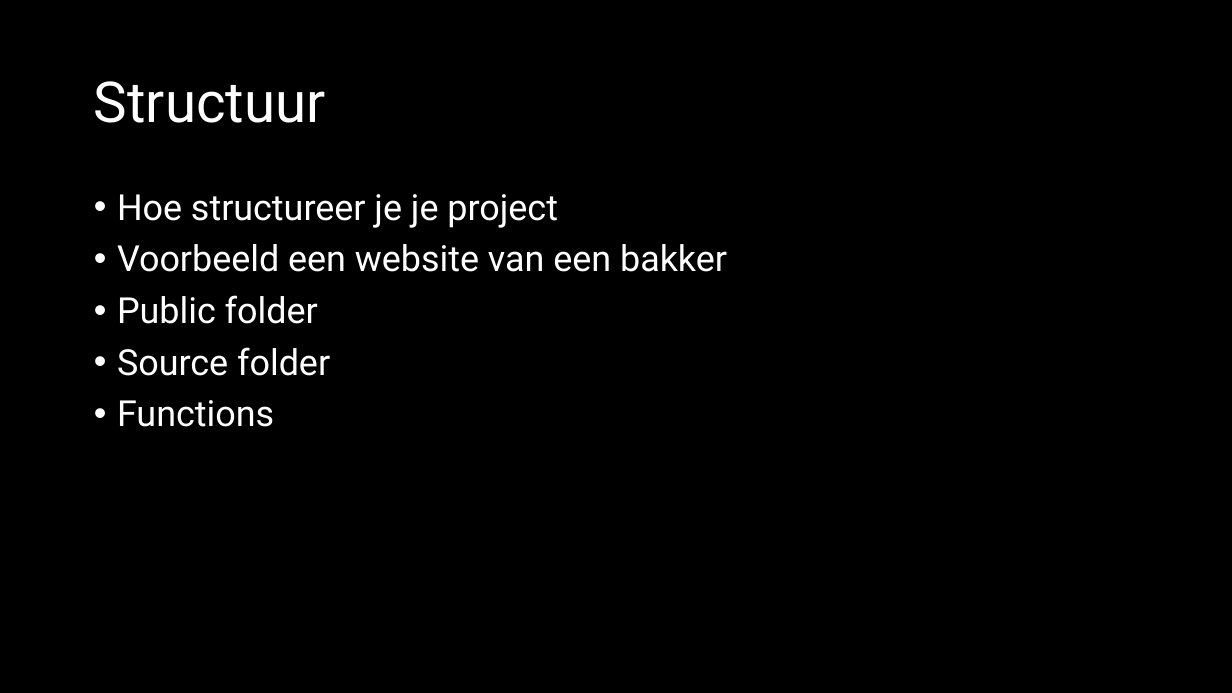
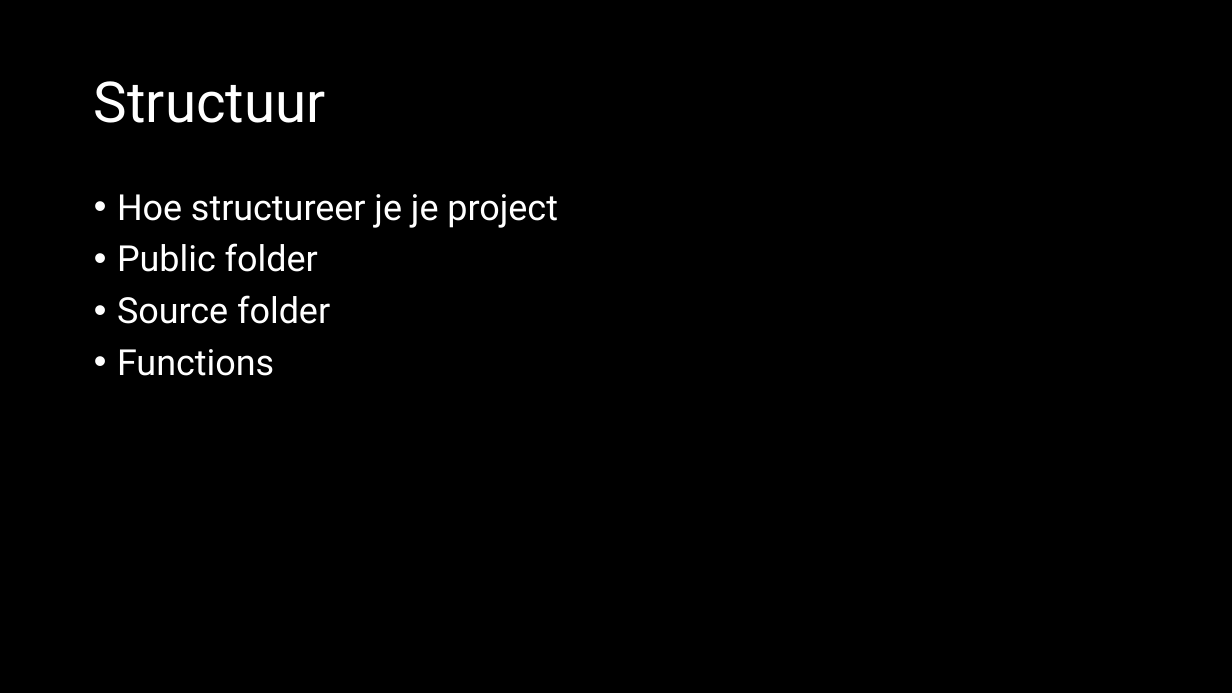
Before and after one commit to jheidebrink-ma/m5prog_opdrachtensite, a slide deck: slide 4 of Presentaties_versie_d/02 - Structuur.pptx (slide 3 before the commit). Drawn at 1232x693 pixels with LibreOffice and Linux fonts; fonts in the diff are those of the drawing. Boxes give left, top, right and bottom in pixels: in the first picture for what was removed or moved away, otherwise in the second. Text is boxed around its words. In the diff, an @@ line names an element or a change of style, - is before the commit and + after.

Commit message:
voorbeeld vopr de presentatie

```diff
--- a/Presentaties_versie_d/02 - Structuur.pptx
+++ b/Presentaties_versie_d/02 - Structuur.pptx
@@ text at (117, 244, 727, 272): paragraph removed @@
-• Voorbeeld een website van een bakker
```
Also in this commit, not shown: 4 other slides changed, 4 slides added, 24 other files.
